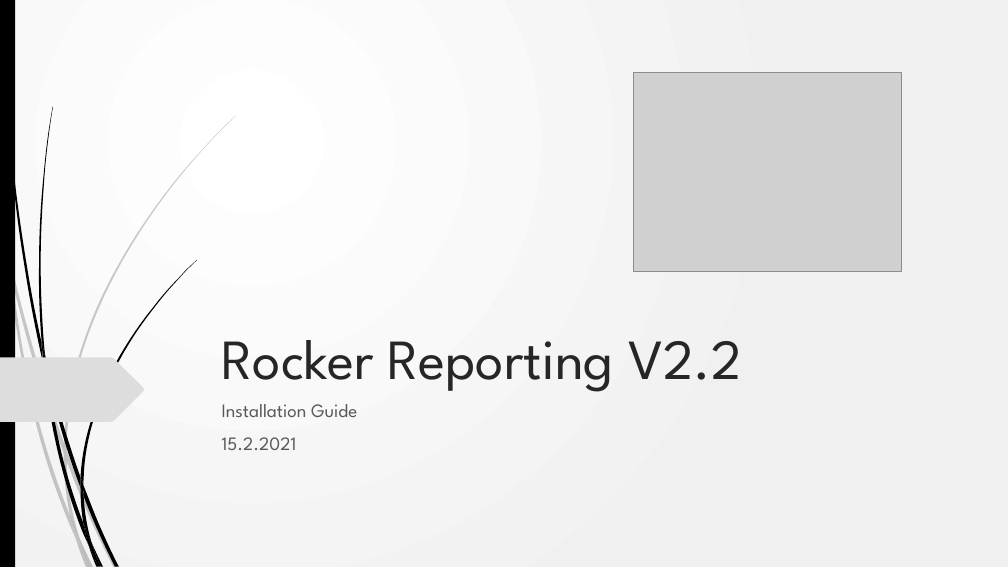
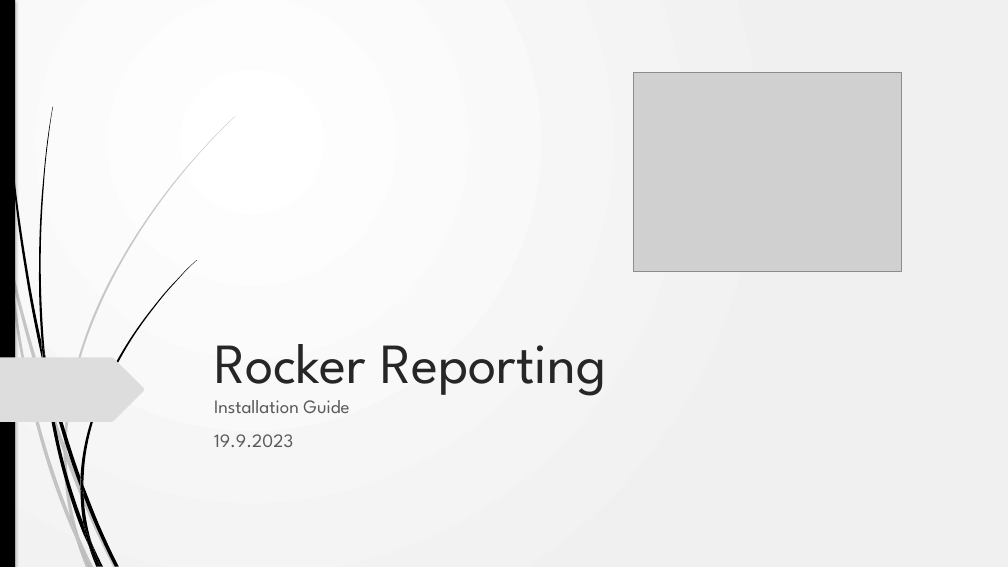
Before and after one commit to akarki58/rocker_app, a slide deck: slide 1 of rocker_app/static/description/Rocker_install.pptx. Drawn at 1008x567 pixels with LibreOffice and Linux fonts; fonts in the diff are those of the drawing; grey boxes stand for pictures. Boxes give left, top, right and bottom in pixels: in the first picture for what was removed or moved away, otherwise in the second. Text is boxed around its words. In the diff, an @@ line names an element or a change of style, - is before the commit and + after.

```diff
--- a/rocker_app/static/description/Rocker_install.pptx
+++ b/rocker_app/static/description/Rocker_install.pptx
@@ background gradient #FFFFFF to #F1F1F1 to gradient #FFFFFF to #F0F0F0 @@
@@ rectangle at [0, 0, 15, 567]: shadow on @@
@@ title at [214, 344, 606, 396]: text changed @@
-Rocker Reporting V2.2
+Rocker Reporting
@@ subtitle at [214, 434, 293, 447]: text changed @@
-15.2.2021
+19.9.2023
@@ outline redrawn in 9 elements at [11, 261, 64, 453], [67, 451, 117, 567], [8, 265, 76, 540], [64, 453, 79, 538], [64, 116, 236, 451], [2, 0, 43, 364], [39, 107, 53, 357], [80, 260, 197, 485], [80, 477, 83, 496] @@
```
Also in this commit, not shown: 11 other slides changed, 4 slides added, 8 other files.
